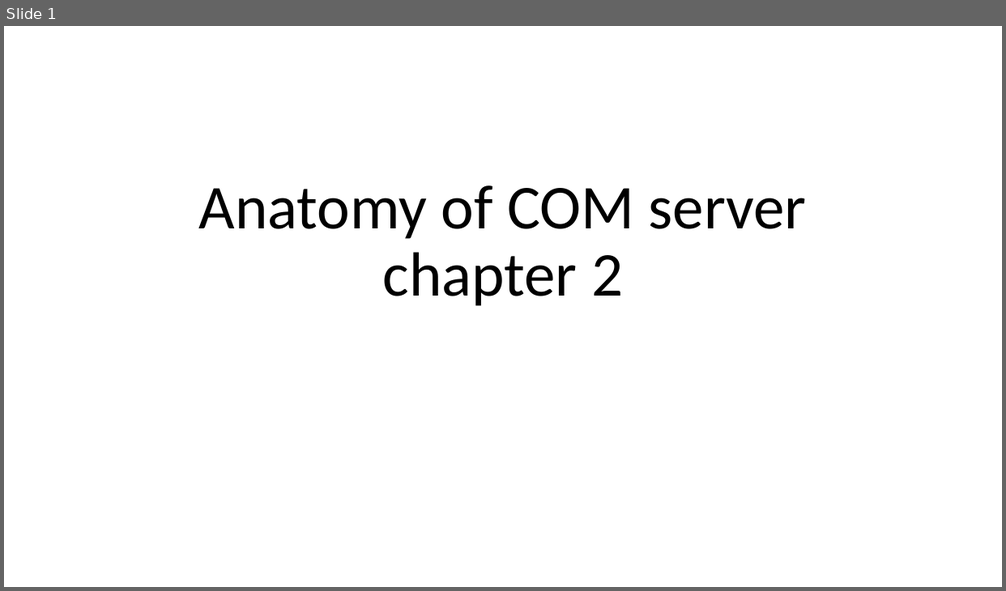
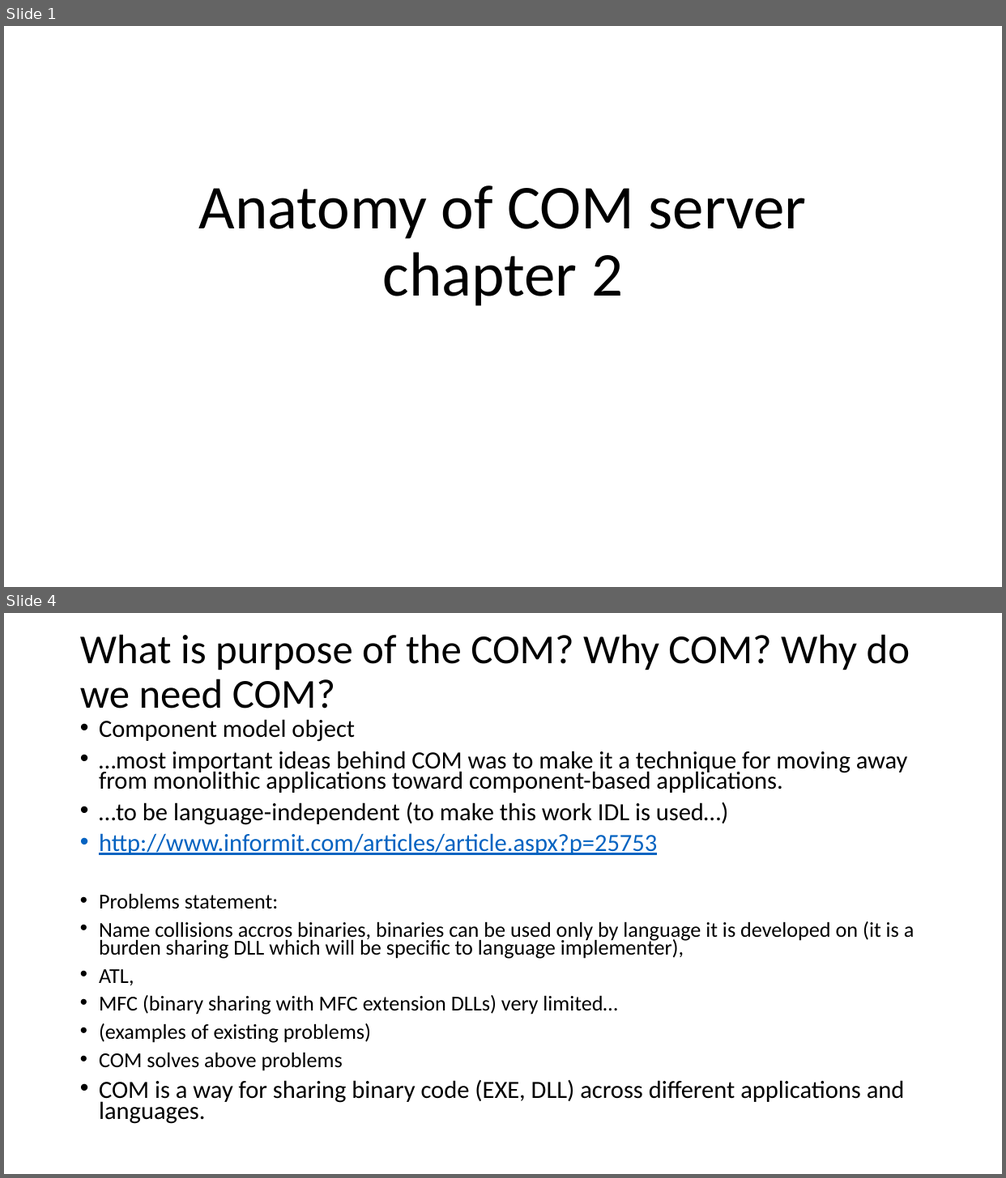
Before and after one commit to rojac07/COM, a slide deck: Chapter2/Anatomy of COM server.pptx. Shown one above the other, each under a label of ours: slide 1 before the commit, slides 1 and 4 after it; the slides between them are not shown. The pictures are 1006x591 and 1006x1178 pixels, drawn with LibreOffice and Linux fonts; fonts in the diff are those of the drawing. Boxes give left, top, right and bottom in pixels: in the first picture for what was removed or moved away, otherwise in the second. Text is boxed around its words. In the diff, an @@ line names an element or a change of style, - is before the commit and + after.

```diff
--- a/Chapter2/Anatomy of COM server.pptx
+++ b/Chapter2/Anatomy of COM server.pptx
@@ slide 4 added at [4, 613, 1002, 1174], background #FFFFFF @@
@@ title added at [80, 634, 910, 709], 39.6 pt, text #000000 @@
+What is purpose of the COM? Why COM? Why do we need COM?
@@ text added at [99, 719, 914, 1124], 23.8 pt, text #000000 @@
+• Component model object
+• …most important ideas behind COM was to make it a technique for moving away from monolithic applications toward component-based applications.
+• …to be language-independent (to make this work IDL is used…)
+• http://www.informit.com/articles/article.aspx?p=25753
+  • Problems statement:
+  • Name collisions accros binaries, binaries can be used only by language it is developed on (it is a burden sharing DLL which will be specific to language implementer),
+  • ATL,
+  • MFC (binary sharing with MFC extension DLLs) very limited…
+  • (examples of existing problems)
+  • COM solves above problems
+• COM is a way for sharing binary code (EXE, DLL) across different applications and languages.
```
Also in this commit, not shown: 1 slide changed, 6 other slides added.
